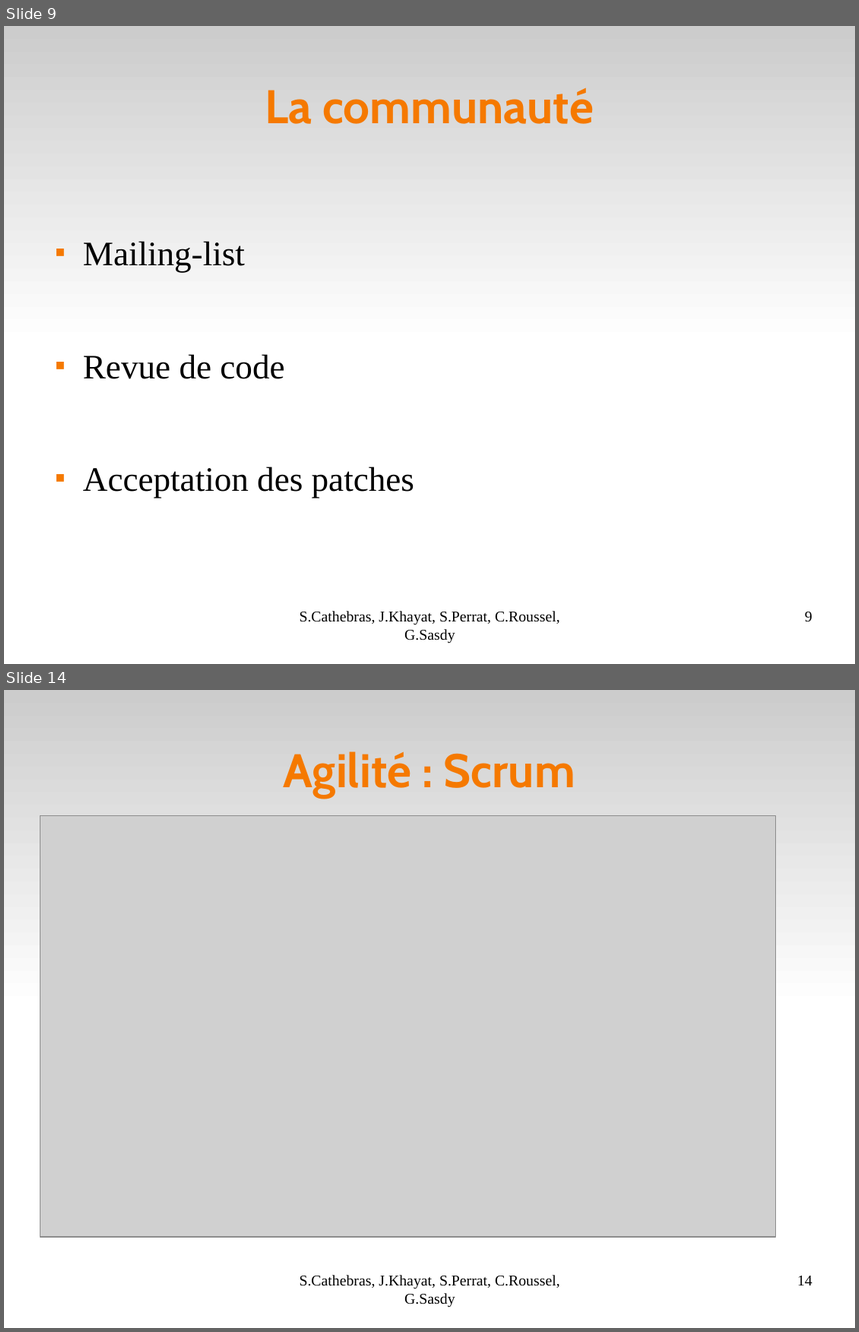
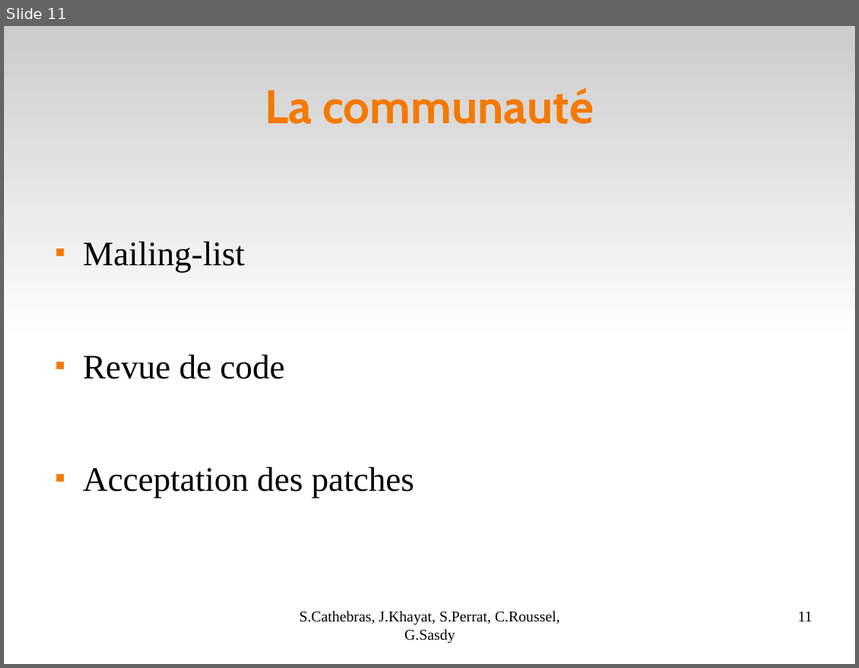
Before and after one commit to Darktrop/git-mediawiki-ensimag, a slide deck: sheme/presoutenance/Bilan.odp. Shown one above the other, each under a label of ours: slides 9 and 14 before the commit, slide 11 after it; the slides between them are not shown. The pictures are 859x1332 and 859x668 pixels, drawn with LibreOffice and Linux fonts; fonts in the diff are those of the drawing; grey boxes stand for pictures. Boxes give left, top, right and bottom in pixels: in the first picture for what was removed or moved away, otherwise in the second. Text is boxed around its words. In the diff, an @@ line names an element or a change of style, - is before the commit and + after.

```diff
--- a/sheme/presoutenance/Bilan.odp
+++ b/sheme/presoutenance/Bilan.odp
@@ slide 14 removed at [4,690,855,1328], background #FFFFFF; not listed: 1 template element that a slide beside it also shows @@
@@ title removed at [284,752,576,798] @@
-Agilité : Scrum
@@ picture removed at [40,816,776,1238] @@
@@ text removed at [300,1275,560,1308] @@
-S.Cathebras, J.Khayat, S.Perrat, C.Roussel, G.Sasdy
@@ page number removed at [797,1276,813,1286] @@
-14
@@ what was slide 9 is now slide 11 @@
@@ page number at [798,612,813,622]: text changed @@
-9
+11
```
Also in this commit, not shown: 7 slides changed, 3 other slides removed.
